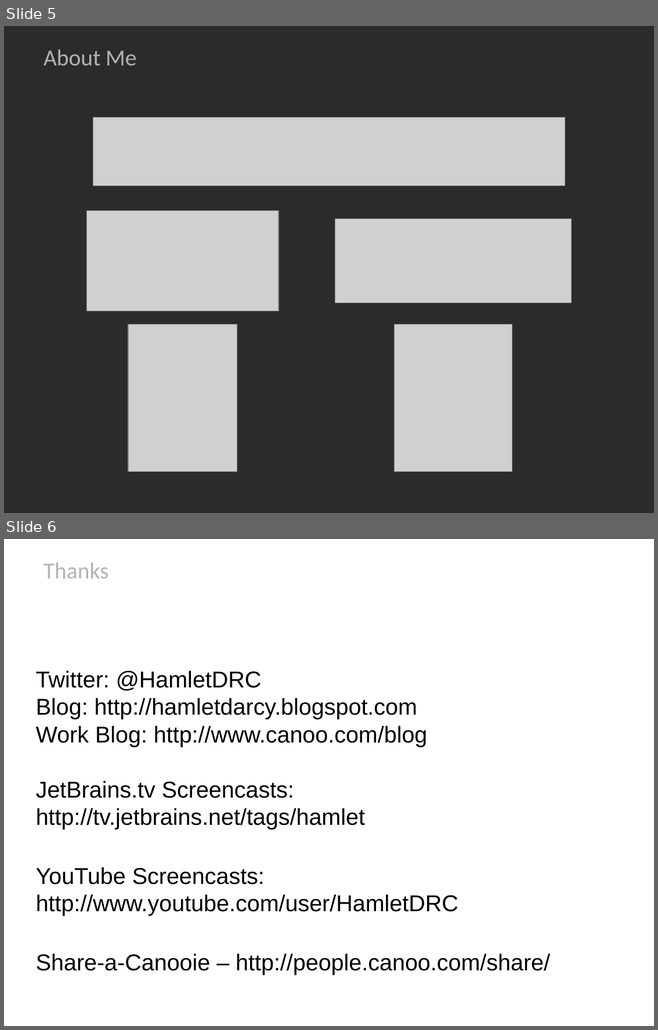
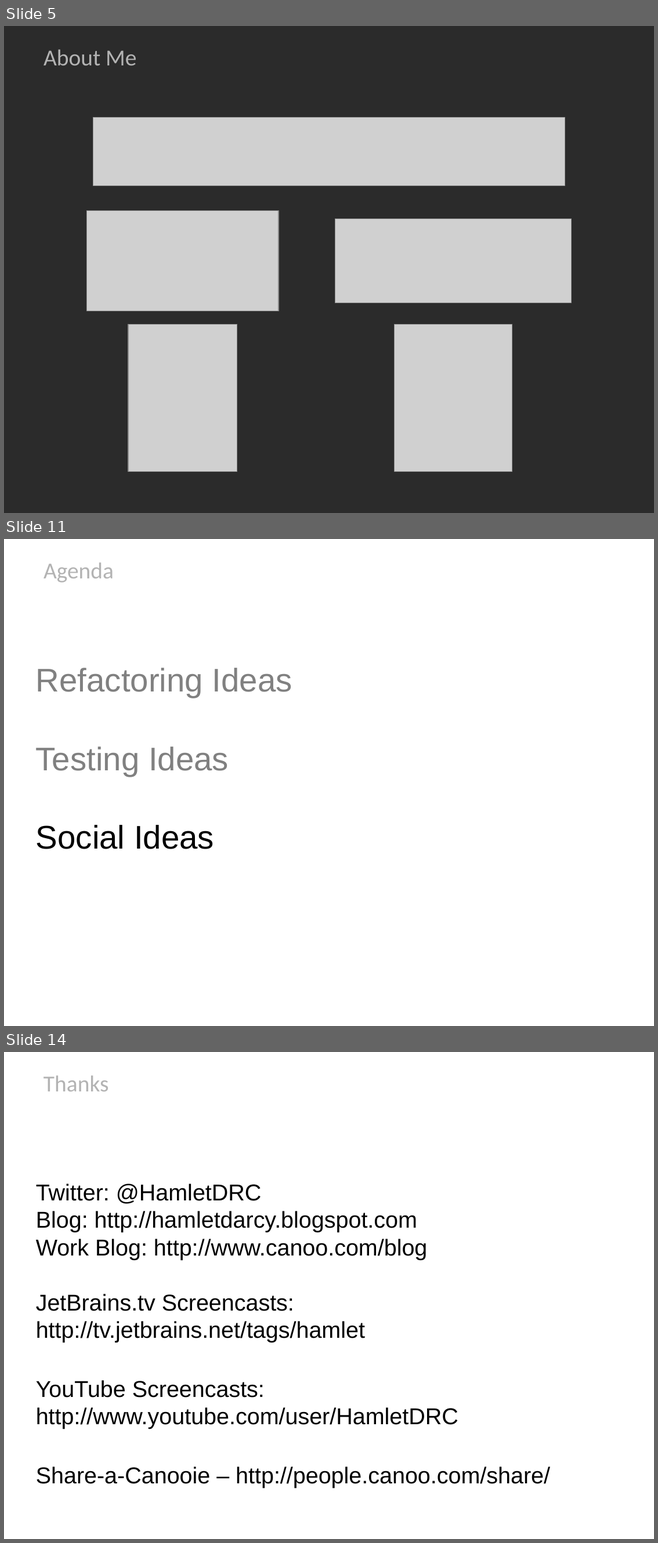
Before and after one commit to HamletDRC/presentations, a slide deck: newideasforoldcode/NewIdeasForOldCode_Confess2011.odp. Shown one above the other, each under a label of ours: slides 5 and 6 before the commit, slides 5, 11 and 14 after it; the slides between them are not shown. The pictures are 658x1030 and 658x1543 pixels, drawn with LibreOffice and Linux fonts; fonts in the diff are those of the drawing; grey boxes stand for pictures; background and template pictures are left out; a plain dark background stands for a picture behind light text. Boxes give left, top, right and bottom in pixels: in the first picture for what was removed or moved away, otherwise in the second. Text is boxed around its words. In the diff, an @@ line names an element or a change of style, - is before the commit and + after.

```diff
--- a/newideasforoldcode/NewIdeasForOldCode_Confess2011.odp
+++ b/newideasforoldcode/NewIdeasForOldCode_Confess2011.odp
@@ slide 11 added at (x1=4, y1=539, x2=654, y2=1026), background picture (left out) @@
@@ title added at (x1=43, y1=563, x2=114, y2=583), 28 pt, text #B3B3B3 @@
+Agenda
@@ text added at (x1=36, y1=668, x2=292, y2=849), 40 pt, text #808080 @@
+Refactoring Ideas
+Testing Ideas
+Social Ideas
@@ what was slide 6 is now slide 14 @@
```
Also in this commit, not shown: 7 other slides added, 1 other file.
